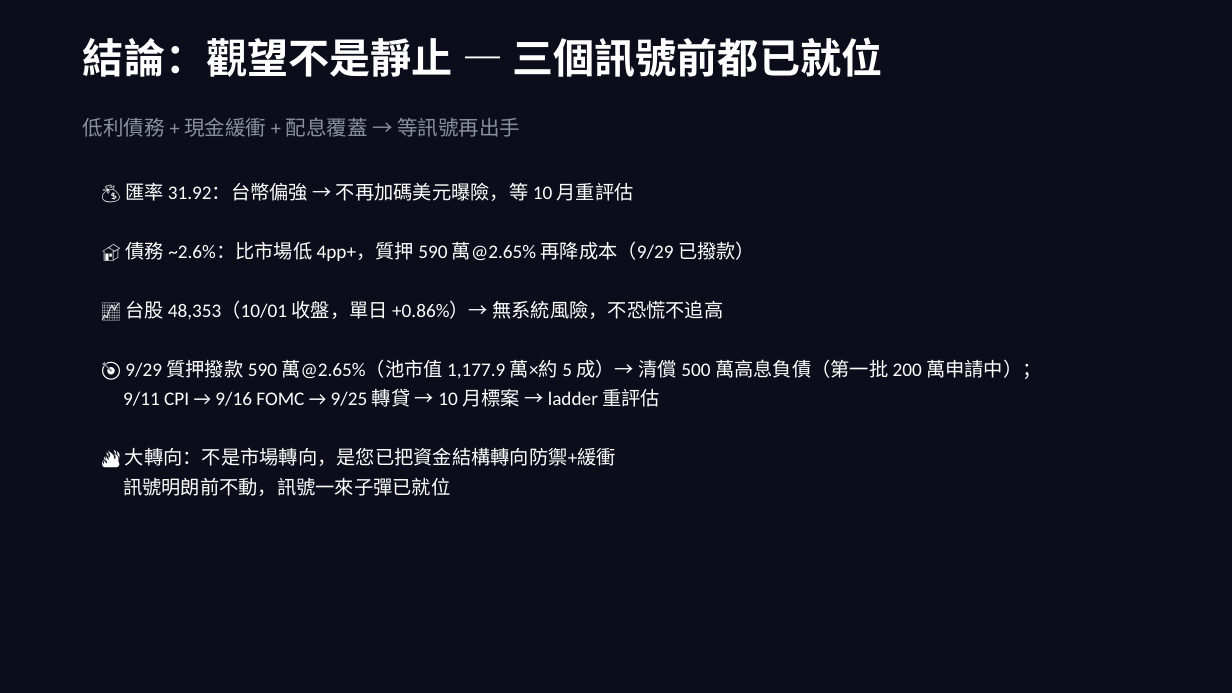
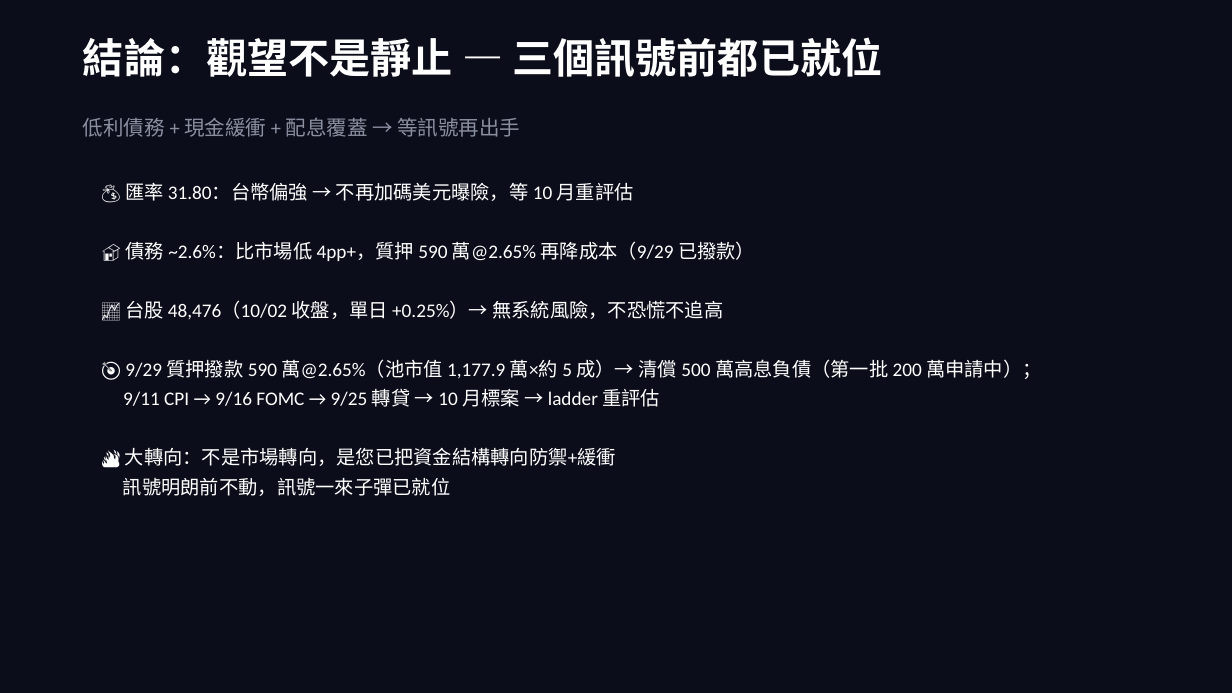
Before and after one commit to b0988321088/longjiu-dashboard-2, a slide deck: slide 11 of grand_pivot_deck.pptx. Drawn at 1232x693 pixels with LibreOffice and Linux fonts; fonts in the diff are those of the drawing. Boxes give left, top, right and bottom in pixels: in the first picture for what was removed or moved away, otherwise in the second. Text is boxed around its words. In the diff, an @@ line names an element or a change of style, - is before the commit and + after.

```diff
--- a/grand_pivot_deck.pptx
+++ b/grand_pivot_deck.pptx
@@ text at box(125, 182, 634, 201): text changed @@
-💰 匯率 31.92：台幣偏強 → 不再加碼美元曝險，等 10 月重評估
+💰 匯率 31.80：台幣偏強 → 不再加碼美元曝險，等 10 月重評估
@@ text at box(125, 301, 723, 319): text changed @@
-📈 台股 48,353（10/01 收盤，單日 +0.86%）→ 無系統風險，不恐慌不追高
+📈 台股 48,476（10/02 收盤，單日 +0.25%）→ 無系統風險，不恐慌不追高
```
Also in this commit, not shown: 7 other slides changed, 19 other files.
